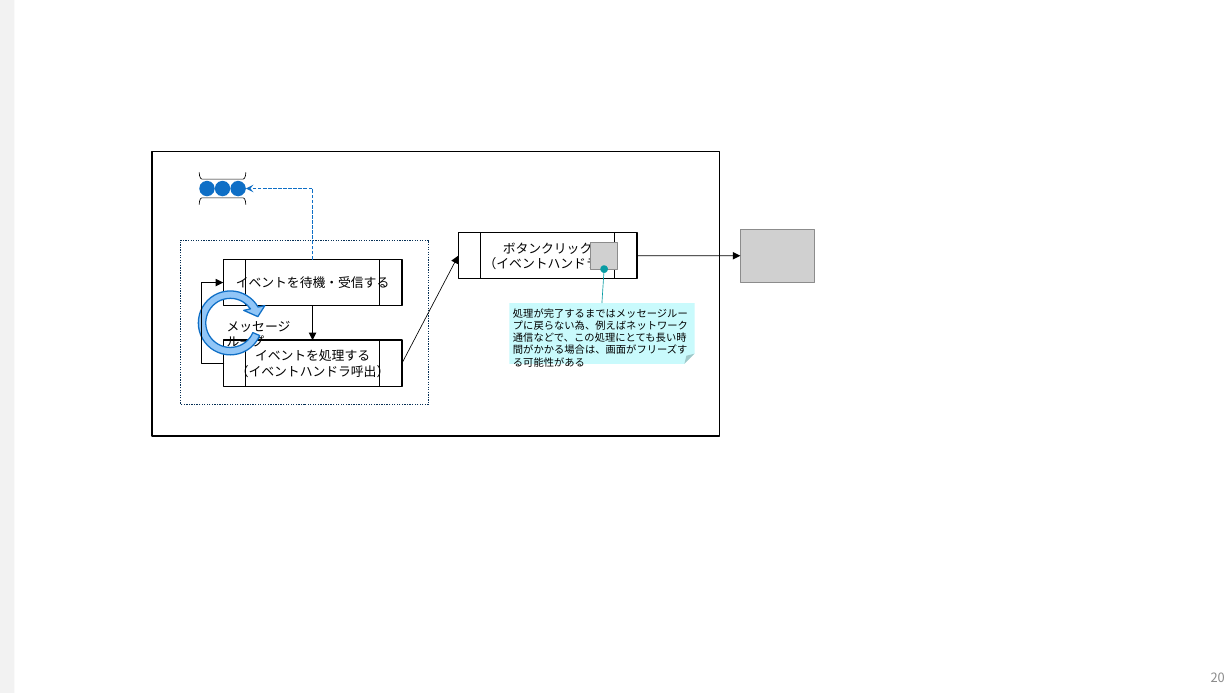
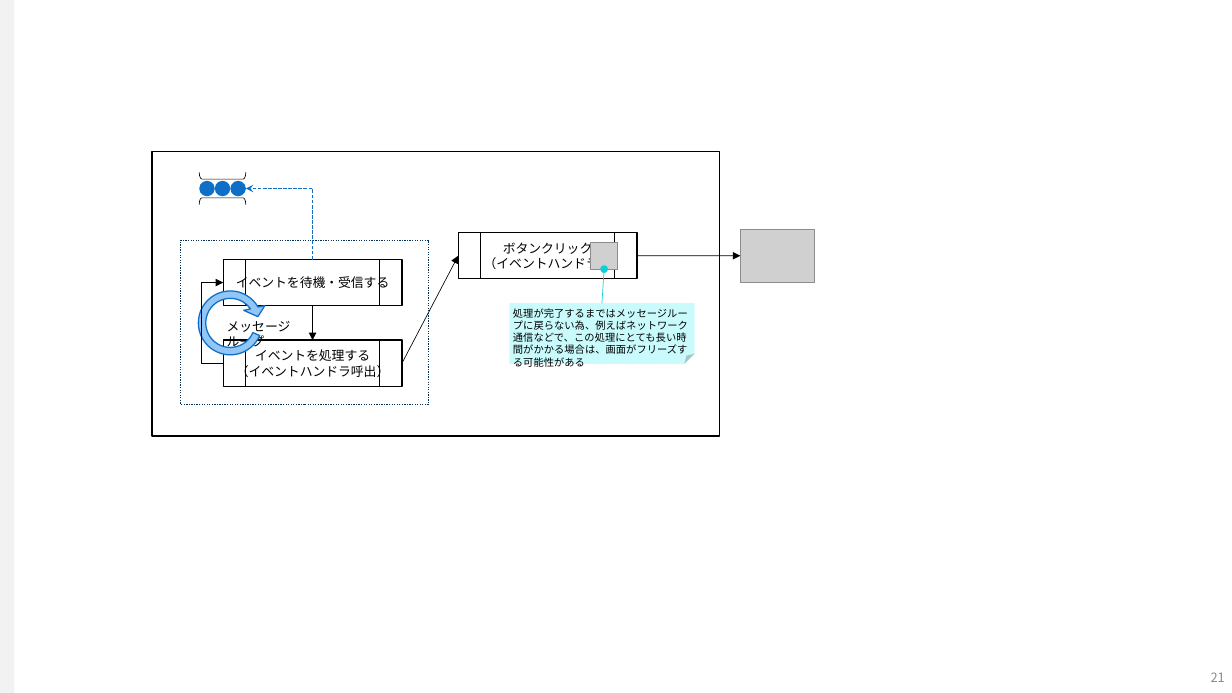
Before and after one commit to koytak-blog/koytak-blog.github.io, a slide deck: slide 21 of articles/multithread-app-arch/assets/images.pptx (slide 20 before the commit). Drawn at 1232x693 pixels with LibreOffice and Linux fonts; fonts in the diff are those of the drawing; grey boxes stand for pictures. Boxes give left, top, right and bottom in pixels: in the first picture for what was removed or moved away, otherwise in the second. Text is boxed around its words. In the diff, an @@ line names an element or a change of style, - is before the commit and + after.

```diff
--- a/articles/multithread-app-arch/assets/images.pptx
+++ b/articles/multithread-app-arch/assets/images.pptx
@@ arrow (602, 303) - (604, 269): stroke #089CA3 0.5 pt to #0BD0D9 0.5 pt @@
@@ page number at <box>1211,672,1225,682</box>: text changed @@
-20
+21
```
Also in this commit, not shown: 1 slide added, 8 other files.
